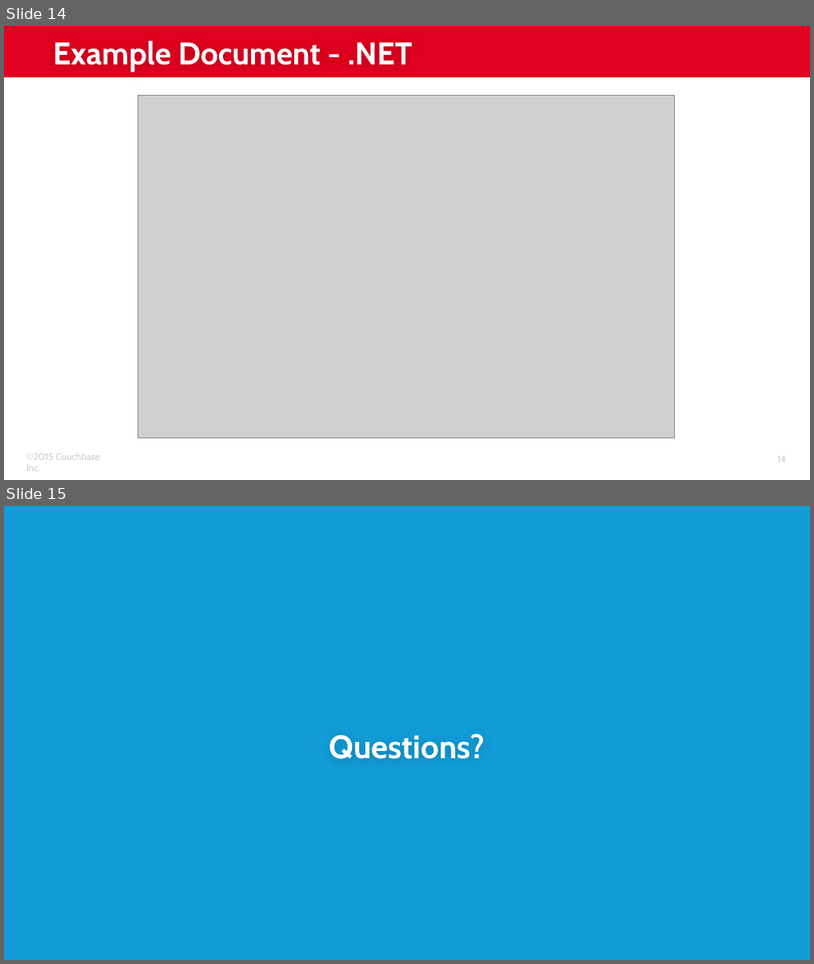
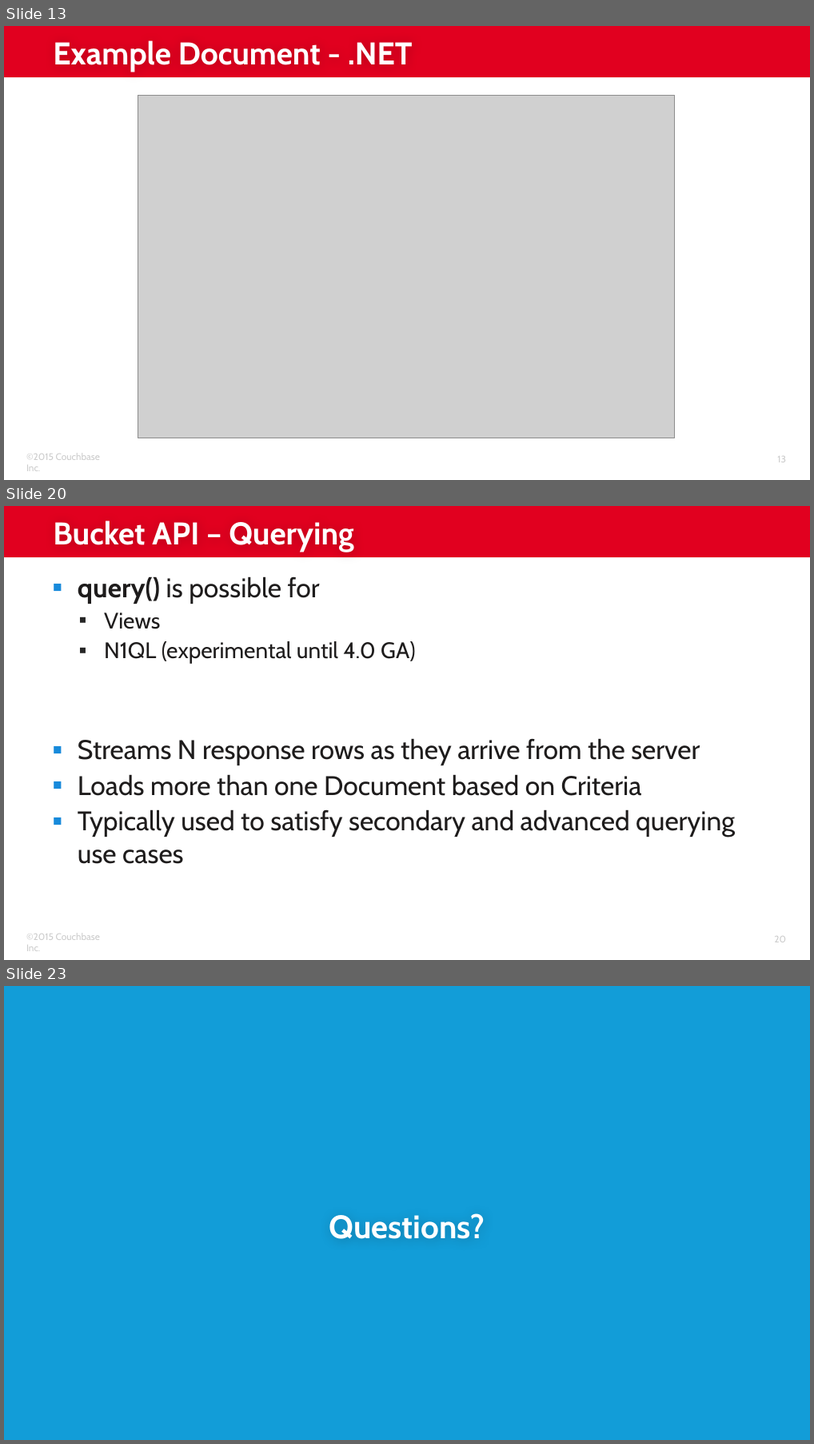
Before and after one commit to subalakr/workshop, a slide deck: server/presentations/02_SDKs.pptx. Shown one above the other, each under a label of ours: slides 14 and 15 before the commit, slides 13, 20 and 23 after it; the slides between them are not shown. The pictures are 814x964 and 814x1444 pixels, drawn with LibreOffice and Linux fonts; fonts in the diff are those of the drawing; grey boxes stand for pictures; background and template pictures are left out. Boxes give left, top, right and bottom in pixels: in the first picture for what was removed or moved away, otherwise in the second. Text is boxed around its words. In the diff, an @@ line names an element or a change of style, - is before the commit and + after.

Commit message:
more content on sdk bucket api

```diff
--- a/server/presentations/02_SDKs.pptx
+++ b/server/presentations/02_SDKs.pptx
@@ slide 20 added at (4,506,810,960), background #FFFFFF; not listed: 3 template elements that a slide beside it also shows @@
@@ title added at (53,520,354,552), 28 pt, text #FFFFFF, bold @@
+Bucket API – Querying
@@ text added at (78,576,735,864), 24 pt, text #1E1C1C @@
+▪ query() is possible for
+  ▪ Views
+  ▪ N1QL (experimental until 4.0 GA)
+▪ Streams N response rows as they arrive from the server
+▪ Loads more than one Document based on Criteria
+▪ Typically used to satisfy secondary and advanced querying use cases
@@ what was slide 14 is now slide 13 @@
@@ page number at (778,456,786,462): text changed @@
-14
+13
@@ what was slide 15 is now slide 23 @@
```
Also in this commit, not shown: 1 slide changed, 8 other slides added, 1 slide removed.
